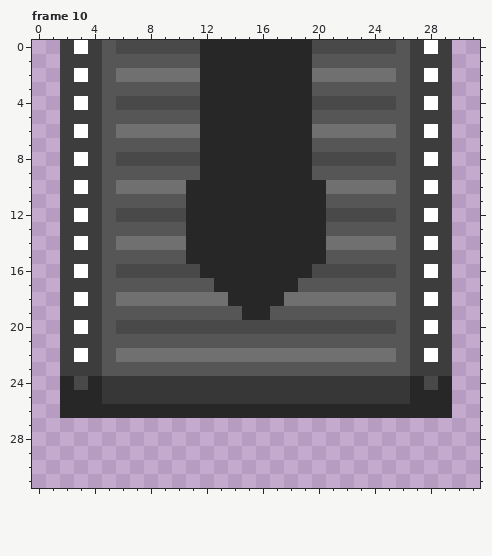
Pixel-art file, stored at Assets/Sprites/Conveyors/End Conv/down end conv.aseprite. The first picture shows the starting point.
32x32 pixels, 10 frames. Colours within 5 levels of each other are drawn and written as one. Shown: frame 10. The commit also changed other frames, which this record leaves out.
Now the later version:
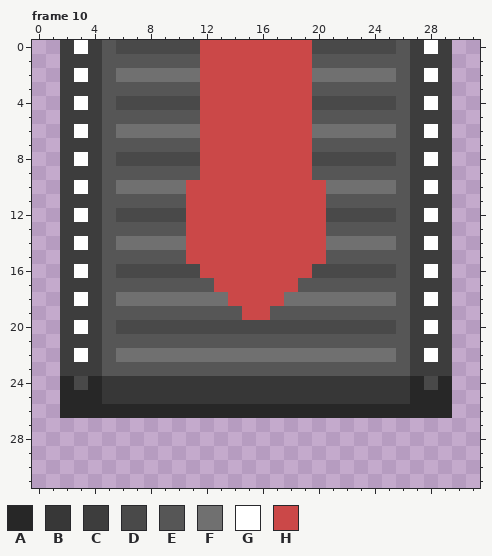
Palette (. is transparent): A #272727  B #373737  C #3d3d3d  D #494949  E #565656  F #707070  G #ffffff  H #cb4848
Change:
{"where": "frame 10, layer \"Layer 7\""}
{"frame":10,"y":0,"x":12,"old":"AAAAAAAA","new":"HHHHHHHH"}
{"frame":10,"y":1,"x":12,"old":"AAAAAAAA","new":"HHHHHHHH"}
{"frame":10,"y":2,"x":12,"old":"AAAAAAAA","new":"HHHHHHHH"}
{"frame":10,"y":3,"x":12,"old":"AAAAAAAA","new":"HHHHHHHH"}
{"frame":10,"y":4,"x":12,"old":"AAAAAAAA","new":"HHHHHHHH"}
{"frame":10,"y":5,"x":12,"old":"AAAAAAAA","new":"HHHHHHHH"}
{"frame":10,"y":6,"x":12,"old":"AAAAAAAA","new":"HHHHHHHH"}
{"frame":10,"y":7,"x":12,"old":"AAAAAAAA","new":"HHHHHHHH"}
{"frame":10,"y":8,"x":12,"old":"AAAAAAAA","new":"HHHHHHHH"}
{"frame":10,"y":9,"x":12,"old":"AAAAAAAA","new":"HHHHHHHH"}
{"frame":10,"y":10,"x":11,"old":"AAAAAAAAAA","new":"HHHHHHHHHH"}
{"frame":10,"y":11,"x":11,"old":"AAAAAAAAAA","new":"HHHHHHHHHH"}
{"frame":10,"y":12,"x":11,"old":"AAAAAAAAAA","new":"HHHHHHHHHH"}
{"frame":10,"y":13,"x":11,"old":"AAAAAAAAAA","new":"HHHHHHHHHH"}
{"frame":10,"y":14,"x":11,"old":"AAAAAAAAAA","new":"HHHHHHHHHH"}
{"frame":10,"y":15,"x":11,"old":"AAAAAAAAAA","new":"HHHHHHHHHH"}
{"frame":10,"y":16,"x":12,"old":"AAAAAAAA","new":"HHHHHHHH"}
{"frame":10,"y":17,"x":13,"old":"AAAAAA","new":"HHHHHH"}
{"frame":10,"y":18,"x":14,"old":"AAAA","new":"HHHH"}
{"frame":10,"y":19,"x":15,"old":"AA","new":"HH"}
